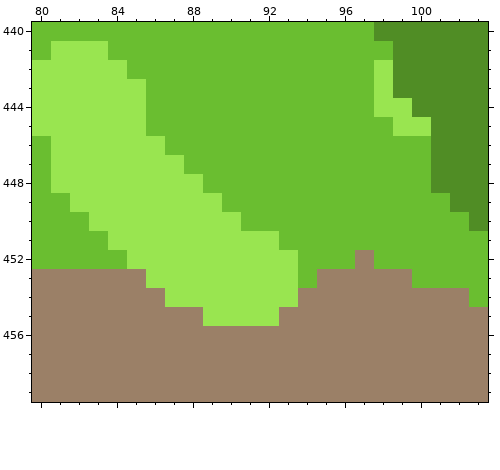
Two states of a pixel-art file, Arte/Escenarios/junglaN.aseprite. The picture above was drawn from the file before the commit.
1024x512 pixels, 1 frame. Colours within 5 levels of each other are drawn and written as one. Shown: x 80..103, y 440..459. The commit also changed other parts of the picture, which this record leaves out.
The result:
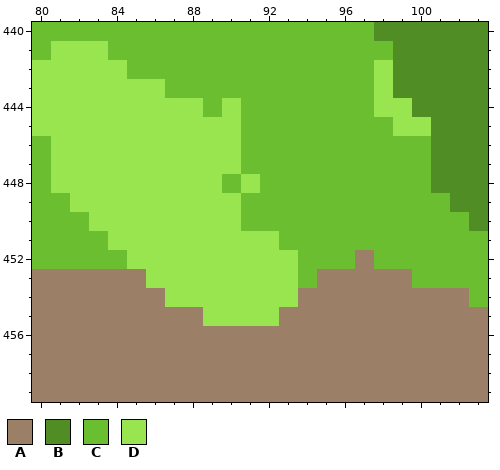
Palette (. is transparent): A #9b8067  B #508d25  C #6abe30  D #99e550
From old to new:
Changed rows in their new state; - is an unchanged pixel.
Layer "Caseta":
first column x 86:
443 D-----
444 DDD-D-
445 DDDDD-
446 -DDDD-
447 --DDD-
448 ---D-D
449 ----D-
